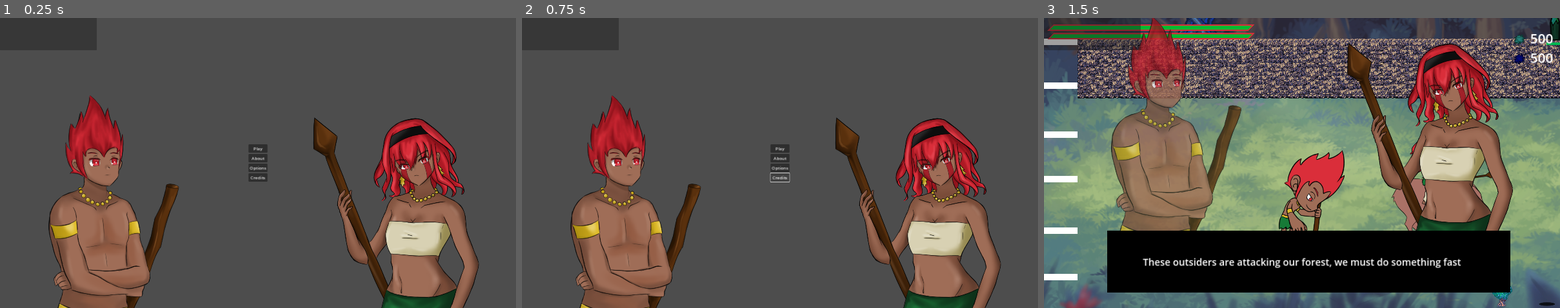
Above: before the commit, frames 1-3 (left to right).
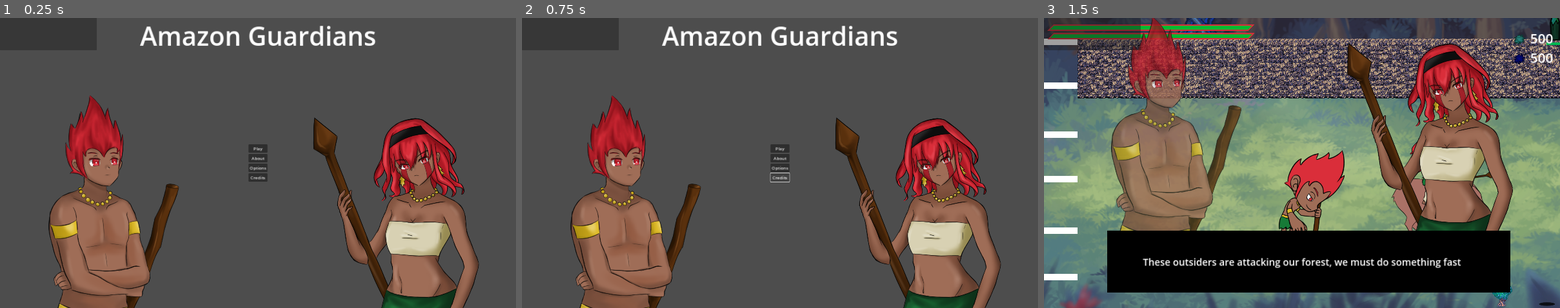
Above: after the commit, the same moments.

Repository: Ikkisoad/Amazon-Guardians
Game: Godot game, scene res://scenes/main_menu/main_menu.tscn
Same seed, same stepped clock (60 frames per second), same inputs: the game is played once before the commit and once after it. This scene is started directly instead of the project's main scene. The engine's default icon, where the game draws it, is replaced by a stand-in: a white triangle on a blue panel in a dark square.
Inputs:
- Up to frame 1 (0.25 s): no input
- Up to frame 2 (0.75 s): click "Credits" at 0.5 s
- Up to frame 3 (1.5 s): click "Play" at 1.25 s

The runs differ from the first frame. In frame 1, 1.3% of the frame differs, in the area x 27-73%, y 2-10%; in frame 2, 1.3%; in frame 3, nothing differs.

Commit message:
Menus
Just creating the base of it

Diff:
--- /dev/null
+++ b/scenes/About/about_scene.tscn
@@ -0,0 +1,29 @@
+[gd_scene load_steps=2 format=3 uid="uid://b2x7o3hrbqkul"]
+
+[sub_resource type="LabelSettings" id="LabelSettings_owq8u"]
+font_size = 72
+
+[node name="AboutScene" type="Control"]
+layout_mode = 3
+anchors_preset = 15
+anchor_right = 1.0
+anchor_bottom = 1.0
+grow_horizontal = 2
+grow_vertical = 2
+
+[node name="MarginContainer" type="MarginContainer" parent="."]
+layout_mode = 1
+anchors_preset = 15
+anchor_right = 1.0
+anchor_bottom = 1.0
+grow_horizontal = 2
+grow_vertical = 2
+theme_override_constants/margin_top = 72
+
+[node name="Label" type="Label" parent="MarginContainer"]
+layout_mode = 2
+size_flags_horizontal = 4
+size_flags_vertical = 0
+text = "ABOUT"
+label_settings = SubResource("LabelSettings_owq8u")
+horizontal_alignment = 1
--- /dev/null
+++ b/scenes/CreditsScene/credits.tscn
@@ -0,0 +1,29 @@
+[gd_scene load_steps=2 format=3 uid="uid://bkwnchx2g8g4v"]
+
+[sub_resource type="LabelSettings" id="LabelSettings_5hs51"]
+font_size = 72
+
+[node name="Credits" type="Control"]
+layout_mode = 3
+anchors_preset = 15
+anchor_right = 1.0
+anchor_bottom = 1.0
+grow_horizontal = 2
+grow_vertical = 2
+
+[node name="MC" type="MarginContainer" parent="."]
+layout_mode = 1
+anchors_preset = 15
+anchor_right = 1.0
+anchor_bottom = 1.0
+grow_horizontal = 2
+grow_vertical = 2
+theme_override_constants/margin_top = 72
+
+[node name="Label" type="Label" parent="MC"]
+layout_mode = 2
+size_flags_horizontal = 4
+size_flags_vertical = 0
+text = "CREDITS"
+label_settings = SubResource("LabelSettings_5hs51")
+horizontal_alignment = 1
--- /dev/null
+++ b/scenes/OptionsScn/options_scene.tscn
@@ -0,0 +1,28 @@
+[gd_scene load_steps=2 format=3 uid="uid://cl5iwk11cscgl"]
+
+[sub_resource type="LabelSettings" id="LabelSettings_4rtq7"]
+font_size = 72
+
+[node name="OptionsScene" type="Control"]
+layout_mode = 3
+anchors_preset = 15
+anchor_right = 1.0
+anchor_bottom = 1.0
+grow_horizontal = 2
+grow_vertical = 2
+
+[node name="MC" type="MarginContainer" parent="."]
+layout_mode = 1
+anchors_preset = 15
+anchor_right = 1.0
+anchor_bottom = 1.0
+grow_horizontal = 2
+grow_vertical = 2
+theme_override_constants/margin_top = 72
+
+[node name="OptionsTitle" type="Label" parent="MC"]
+layout_mode = 2
+size_flags_vertical = 0
+text = "OPTIONS"
+label_settings = SubResource("LabelSettings_4rtq7")
+horizontal_alignment = 1
--- a/scenes/main_menu/main_menu.tscn
+++ b/scenes/main_menu/main_menu.tscn
@@ -1,8 +1,11 @@
-[gd_scene load_steps=4 format=3 uid="uid://chyjcacpj1ope"]
+[gd_scene load_steps=5 format=3 uid="uid://chyjcacpj1ope"]
 
 [ext_resource type="Script" path="res://scenes/main_menu/main_menu.gd" id="1_yk4tx"]
 [ext_resource type="Texture2D" uid="uid://ielxwdiar774" path="res://Assets/sprites/caipora/caipora_perfil.png" id="2_3kckt"]
 [ext_resource type="Texture2D" uid="uid://w2aqdj4p7r40" path="res://Assets/sprites/curupira/curupira_perfil.png" id="3_foa15"]
+
+[sub_resource type="LabelSettings" id="LabelSettings_e3qqc"]
+font_size = 96
 
 [node name="MainMenu" type="Control"]
 layout_mode = 3
@@ -59,4 +62,17 @@
 layout_mode = 2
 text = "Credits"
 
+[node name="GameTitle" type="Label" parent="."]
+layout_mode = 1
+anchors_preset = 5
+anchor_left = 0.5
+anchor_right = 0.5
+offset_left = -73.5
+offset_right = 73.5
+offset_bottom = 23.0
+grow_horizontal = 2
+text = "Amazon Guardians"
+label_settings = SubResource("LabelSettings_e3qqc")
+horizontal_alignment = 1
+
 [connection signal="pressed" from="CenterContainer/VBoxContainer/btnPlay" to="." method="_on_btn_play_pressed"]
